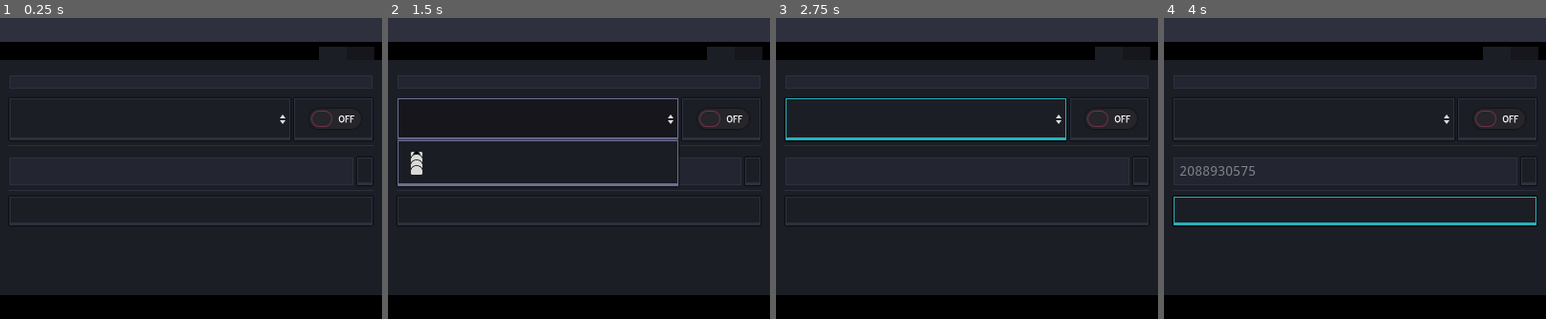
Above: before the commit, frames 1-4 (left to right).
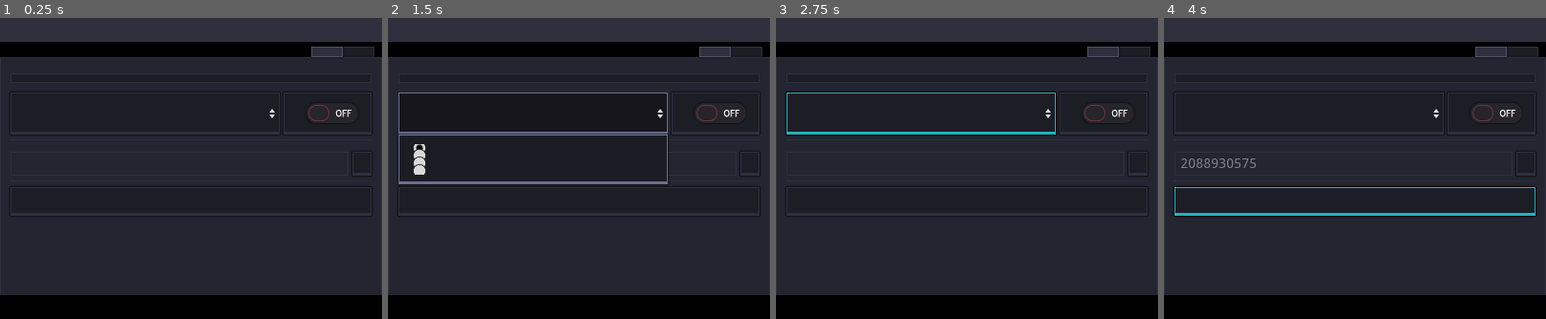
Above: after the commit, the same moments.

Repository: xcession/godot-string-hashing
Game: Godot game, scene res://app.tscn
Same seed, same stepped clock (60 frames per second), same inputs: the game is played once before the commit and once after it.
Inputs (mouse positions are in pixels of both pictures, inside the frame that each line leads up to):
- Up to frame 1 (0.25 s): no input
- Up to frame 2 (1.5 s): click (579, 81) at 0.52 s; type "Alex" at 0.6 s; click "32bit Integer" at 1.25 s
- Up to frame 3 (2.75 s): click "Salt" at 2 s
- Up to frame 4 (4 s): click "Copy" at 2.75 s; click "Generate" at 3.5 s

The runs differ from the first frame. In frame 1, 2.1% of the frame differs, in the area x 0-100%, y 9-70%; in frame 2, 5.8%; in frame 3, 4.2%; in frame 4, 5.3%.

Commit message:
update default theme

Diff:
--- a/app.tscn
+++ b/app.tscn
@@ -47,7 +47,10 @@
 [node name="Generator" type="MarginContainer" parent="TabContainer"]
 anchor_right = 1.0
 anchor_bottom = 1.0
-margin_top = 29.0
+margin_left = 1.0
+margin_top = 27.0
+margin_right = -1.0
+margin_bottom = -1.0
 custom_constants/margin_right = 10
 custom_constants/margin_top = 10
 custom_constants/margin_left = 10
@@ -59,89 +62,89 @@
 [node name="Container" type="VBoxContainer" parent="TabContainer/Generator"]
 margin_left = 10.0
 margin_top = 10.0
-margin_right = 390.0
-margin_bottom = 246.0
+margin_right = 388.0
+margin_bottom = 247.0
 
 [node name="LBLText" type="Label" parent="TabContainer/Generator/Container"]
-margin_right = 380.0
+margin_right = 378.0
 margin_bottom = 13.0
 custom_fonts/font = ExtResource( 7 )
 text = "Text:"
 
 [node name="TXTText" type="LineEdit" parent="TabContainer/Generator/Container"]
 margin_top = 17.0
-margin_right = 380.0
-margin_bottom = 46.0
+margin_right = 378.0
+margin_bottom = 42.0
 placeholder_text = "Enter some text"
 placeholder_alpha = 0.25
 caret_blink = true
 
 [node name="LBLMethod" type="Label" parent="TabContainer/Generator/Container"]
-margin_top = 50.0
-margin_right = 380.0
-margin_bottom = 63.0
+margin_top = 46.0
+margin_right = 378.0
+margin_bottom = 59.0
 custom_fonts/font = ExtResource( 7 )
 text = "Hashing Method:"
 
 [node name="HBoxContainer2" type="HBoxContainer" parent="TabContainer/Generator/Container"]
-margin_top = 67.0
-margin_right = 380.0
-margin_bottom = 111.0
+margin_top = 63.0
+margin_right = 378.0
+margin_bottom = 107.0
 
 [node name="BTNMethod" type="OptionButton" parent="TabContainer/Generator/Container/HBoxContainer2"]
-margin_right = 271.0
+margin_right = 259.0
 margin_bottom = 44.0
 size_flags_horizontal = 3
 
 [node name="BTNSalt" type="CheckButton" parent="TabContainer/Generator/Container/HBoxContainer2"]
-margin_left = 275.0
-margin_right = 380.0
+margin_left = 263.0
+margin_right = 378.0
 margin_bottom = 44.0
 text = "Salt"
 
 [node name="HSeparator" type="HSeparator" parent="TabContainer/Generator/Container"]
-margin_top = 115.0
-margin_right = 380.0
-margin_bottom = 119.0
+margin_top = 111.0
+margin_right = 378.0
+margin_bottom = 115.0
 
 [node name="LBLHash" type="Label" parent="TabContainer/Generator/Container"]
-margin_top = 123.0
-margin_right = 380.0
-margin_bottom = 136.0
+margin_top = 119.0
+margin_right = 378.0
+margin_bottom = 132.0
 custom_fonts/font = ExtResource( 7 )
 text = "Hash:"
 
 [node name="HBoxContainer" type="HBoxContainer" parent="TabContainer/Generator/Container"]
-margin_top = 140.0
-margin_right = 380.0
-margin_bottom = 169.0
+margin_top = 136.0
+margin_right = 378.0
+margin_bottom = 165.0
 
 [node name="TXTHash" type="LineEdit" parent="TabContainer/Generator/Container/HBoxContainer"]
-margin_right = 328.0
+margin_right = 322.0
 margin_bottom = 29.0
 size_flags_horizontal = 3
 custom_fonts/font = ExtResource( 5 )
 editable = false
 
 [node name="BTNCopy" type="Button" parent="TabContainer/Generator/Container/HBoxContainer"]
-margin_left = 332.0
-margin_right = 380.0
+margin_left = 326.0
+margin_right = 378.0
 margin_bottom = 29.0
 text = "Copy"
 
 [node name="HSeparator2" type="HSeparator" parent="TabContainer/Generator/Container"]
-margin_top = 173.0
-margin_right = 380.0
-margin_bottom = 177.0
+margin_top = 169.0
+margin_right = 378.0
+margin_bottom = 173.0
 
 [node name="Controls" type="HBoxContainer" parent="TabContainer/Generator/Container"]
-margin_top = 181.0
-margin_right = 380.0
-margin_bottom = 211.0
+margin_top = 177.0
+margin_right = 378.0
+margin_bottom = 207.0
 alignment = 1
 
 [node name="BTNGenerate" type="Button" parent="TabContainer/Generator/Container/Controls"]
-margin_right = 380.0
+margin_right = 378.0
 margin_bottom = 30.0
 rect_min_size = Vector2( 0, 30 )
 size_flags_horizontal = 3
@@ -151,7 +154,10 @@
 visible = false
 anchor_right = 1.0
 anchor_bottom = 1.0
-margin_top = 29.0
+margin_left = 1.0
+margin_top = 27.0
+margin_right = -1.0
+margin_bottom = -1.0
 custom_constants/margin_right = 10
 custom_constants/margin_top = 10
 custom_constants/margin_left = 10
@@ -163,8 +169,8 @@
 [node name="Container" type="VBoxContainer" parent="TabContainer/Validator"]
 margin_left = 10.0
 margin_top = 10.0
-margin_right = 390.0
-margin_bottom = 246.0
+margin_right = 388.0
+margin_bottom = 247.0
 
 [node name="LBLText" type="Label" parent="TabContainer/Validator/Container"]
 margin_right = 380.0
--- a/default_theme.tres
+++ b/default_theme.tres
@@ -1,10 +1,11 @@
-[gd_resource type="Theme" load_steps=27 format=2]
-
-[ext_resource path="res://fonts/boon-regular-M.tres" type="DynamicFont" id=1]
+[gd_resource type="Theme" load_steps=31 format=2]
+
+[ext_resource path="res://fonts/boon-regular.otf" type="DynamicFontData" id=1]
+[ext_resource path="res://fonts/boon-bold-M.tres" type="DynamicFont" id=4]
 
 [sub_resource type="StyleBoxFlat" id=1]
-content_margin_left = 6.0
-content_margin_right = 6.0
+content_margin_left = 8.0
+content_margin_right = 8.0
 content_margin_top = 6.0
 content_margin_bottom = 6.0
 bg_color = Color( 0.137255, 0.145098, 0.188235, 1 )
@@ -16,8 +17,8 @@
 anti_aliasing = false
 
 [sub_resource type="StyleBoxFlat" id=2]
-content_margin_left = 6.0
-content_margin_right = 6.0
+content_margin_left = 8.0
+content_margin_right = 8.0
 content_margin_top = 6.0
 content_margin_bottom = 6.0
 bg_color = Color( 0.109804, 0.117647, 0.14902, 1 )
@@ -30,8 +31,8 @@
 anti_aliasing = false
 
 [sub_resource type="StyleBoxFlat" id=3]
-content_margin_left = 6.0
-content_margin_right = 6.0
+content_margin_left = 8.0
+content_margin_right = 8.0
 content_margin_top = 6.0
 content_margin_bottom = 6.0
 bg_color = Color( 0.180392, 0.188235, 0.243137, 1 )
@@ -44,8 +45,8 @@
 anti_aliasing = false
 
 [sub_resource type="StyleBoxFlat" id=4]
-content_margin_left = 6.0
-content_margin_right = 6.0
+content_margin_left = 8.0
+content_margin_right = 8.0
 content_margin_top = 6.0
 content_margin_bottom = 6.0
 bg_color = Color( 0.109804, 0.117647, 0.14902, 1 )
@@ -58,8 +59,8 @@
 anti_aliasing = false
 
 [sub_resource type="StyleBoxFlat" id=5]
-content_margin_left = 6.0
-content_margin_right = 6.0
+content_margin_left = 8.0
+content_margin_right = 8.0
 content_margin_top = 6.0
 content_margin_bottom = 6.0
 bg_color = Color( 0.0862745, 0.0862745, 0.109804, 1 )
@@ -76,21 +77,21 @@
 [sub_resource type="StyleBoxFlat" id=7]
 content_margin_left = 6.0
 content_margin_right = 6.0
-content_margin_top = 6.0
-content_margin_bottom = 6.0
+content_margin_top = 4.0
+content_margin_bottom = 4.0
 bg_color = Color( 0.0862745, 0.0862745, 0.109804, 1 )
 border_width_left = 1
 border_width_top = 1
 border_width_right = 1
 border_width_bottom = 1
-border_color = Color( 0.145098, 0.698039, 0.737255, 1 )
+border_color = Color( 0.423529, 0.435294, 0.576471, 1 )
 
 [sub_resource type="StyleBoxFlat" id=8]
 content_margin_left = 6.0
 content_margin_right = 6.0
-content_margin_top = 6.0
-content_margin_bottom = 6.0
-bg_color = Color( 0.137255, 0.145098, 0.188235, 1 )
+content_margin_top = 4.0
+content_margin_bottom = 4.0
+bg_color = Color( 0.109804, 0.117647, 0.14902, 1 )
 border_width_left = 1
 border_width_top = 1
 border_width_right = 1
@@ -100,8 +101,8 @@
 [sub_resource type="StyleBoxFlat" id=9]
 content_margin_left = 6.0
 content_margin_right = 6.0
-content_margin_top = 6.0
-content_margin_bottom = 6.0
+content_margin_top = 4.0
+content_margin_bottom = 4.0
 bg_color = Color( 0.137255, 0.145098, 0.188235, 1 )
 border_width_left = 1
 border_width_top = 1
@@ -124,64 +125,83 @@
 anti_aliasing = false
 
 [sub_resource type="StyleBoxFlat" id=11]
-bg_color = Color( 0.341176, 0.321569, 0.266667, 1 )
-border_width_left = 1
-border_width_top = 1
-border_width_right = 1
-border_width_bottom = 3
-border_color = Color( 0.541176, 0.478431, 0.317647, 1 )
-corner_radius_top_left = 2
-corner_radius_top_right = 2
-corner_radius_bottom_right = 2
-corner_radius_bottom_left = 2
+bg_color = Color( 0.180392, 0.188235, 0.243137, 1 )
+border_width_left = 1
+border_width_top = 1
+border_width_right = 1
+border_width_bottom = 1
+border_color = Color( 0.423529, 0.435294, 0.576471, 1 )
 anti_aliasing = false
 
 [sub_resource type="StyleBoxLine" id=12]
-color = Color( 0.341176, 0.301961, 0.2, 1 )
+color = Color( 0.180392, 0.188235, 0.243137, 1 )
 
 [sub_resource type="StyleBoxLine" id=13]
-color = Color( 0.341176, 0.301961, 0.2, 1 )
+color = Color( 0.180392, 0.188235, 0.243137, 1 )
 
 [sub_resource type="StyleBoxFlat" id=14]
+content_margin_left = 14.0
+content_margin_right = 14.0
+content_margin_top = 10.0
+content_margin_bottom = 10.0
+bg_color = Color( 0.109804, 0.117647, 0.14902, 0.980392 )
+border_width_left = 1
+border_width_top = 1
+border_width_right = 1
+border_width_bottom = 3
+border_color = Color( 0.423529, 0.435294, 0.576471, 1 )
+shadow_size = 2
+anti_aliasing = false
+
+[sub_resource type="StyleBoxLine" id=15]
+color = Color( 0.180392, 0.188235, 0.243137, 1 )
+
+[sub_resource type="StyleBoxFlat" id=23]
+bg_color = Color( 0.137255, 0.145098, 0.188235, 1 )
+border_width_left = 1
+border_width_top = 1
+border_width_right = 1
+border_width_bottom = 1
+border_color = Color( 0.180392, 0.188235, 0.243137, 1 )
+shadow_size = 2
+
+[sub_resource type="StyleBoxFlat" id=24]
 content_margin_left = 12.0
 content_margin_right = 12.0
-content_margin_top = 12.0
-content_margin_bottom = 12.0
-bg_color = Color( 0.109804, 0.117647, 0.14902, 0.980392 )
-border_width_left = 1
-border_width_top = 1
-border_width_right = 1
-border_width_bottom = 3
-border_color = Color( 0.423529, 0.435294, 0.576471, 1 )
-shadow_size = 2
-anti_aliasing = false
-
-[sub_resource type="StyleBoxLine" id=15]
-color = Color( 0.341176, 0.301961, 0.2, 1 )
-
-[sub_resource type="StyleBoxFlat" id=22]
-bg_color = Color( 0.109804, 0.117647, 0.14902, 1 )
-
-[sub_resource type="StyleBoxFlat" id=23]
-content_margin_left = 10.0
-content_margin_right = 10.0
-content_margin_top = 6.0
-content_margin_bottom = 6.0
-bg_color = Color( 0.0862745, 0.0862745, 0.109804, 1 )
-
-[sub_resource type="StyleBoxFlat" id=24]
-content_margin_left = 10.0
-content_margin_right = 10.0
-content_margin_top = 6.0
-content_margin_bottom = 6.0
-bg_color = Color( 0.0862745, 0.0862745, 0.109804, 1 )
+content_margin_top = 6.0
+content_margin_bottom = 3.0
+bg_color = Color( 0.109804, 0.117647, 0.14902, 1 )
+border_width_left = 1
+border_width_top = 1
+border_width_right = 1
+border_width_bottom = 1
+border_color = Color( 0.180392, 0.188235, 0.243137, 1 )
 
 [sub_resource type="StyleBoxFlat" id=25]
-content_margin_left = 10.0
-content_margin_right = 10.0
-content_margin_top = 6.0
-content_margin_bottom = 6.0
-bg_color = Color( 0.109804, 0.117647, 0.14902, 1 )
+content_margin_left = 12.0
+content_margin_right = 12.0
+content_margin_top = 6.0
+content_margin_bottom = 3.0
+bg_color = Color( 0.137255, 0.145098, 0.188235, 1 )
+border_width_left = 1
+border_width_top = 1
+border_width_right = 1
+border_width_bottom = 1
+border_color = Color( 0.180392, 0.188235, 0.243137, 1 )
+
+[sub_resource type="StyleBoxFlat" id=26]
+content_margin_left = 12.0
+content_margin_right = 12.0
+content_margin_top = 6.0
+content_margin_bottom = 3.0
+bg_color = Color( 0.180392, 0.188235, 0.243137, 1 )
+border_width_left = 1
+border_width_top = 1
+border_width_right = 1
+border_width_bottom = 1
+border_color = Color( 0.423529, 0.435294, 0.576471, 1 )
+border_blend = true
+shadow_size = 2
 
 [sub_resource type="StyleBoxFlat" id=16]
 bg_color = Color( 0.06, 0.06, 0.06, 1 )
@@ -223,6 +243,18 @@
 border_color = Color( 0.239216, 0.227451, 0.188235, 1 )
 border_blend = true
 
+[sub_resource type="StyleBoxFlat" id=27]
+border_width_left = 1
+border_width_top = 1
+border_width_right = 1
+border_width_bottom = 1
+
+[sub_resource type="StyleBoxFlat" id=28]
+border_width_left = 1
+border_width_top = 1
+border_width_right = 1
+border_width_bottom = 1
+
 [sub_resource type="StyleBoxLine" id=20]
 color = Color( 0.180392, 0.188235, 0.243137, 1 )
 vertical = true
@@ -240,54 +272,25 @@
 expand_margin_bottom = 4.0
 anti_aliasing = false
 
+[sub_resource type="DynamicFont" id=22]
+font_data = ExtResource( 1 )
+
 [resource]
-default_font = ExtResource( 1 )
+default_font = SubResource( 22 )
 Button/colors/font_color = Color( 0.980392, 0.854902, 0.819608, 1 )
 Button/colors/font_color_disabled = Color( 0.423529, 0.435294, 0.576471, 0.196078 )
 Button/colors/font_color_hover = Color( 0.992157, 0.941176, 0.929412, 1 )
 Button/colors/font_color_pressed = Color( 0.980392, 0.854902, 0.819608, 1 )
-Button/constants/hseparation = 2
-Button/fonts/font = null
+Button/constants/hseparation = 8
 Button/styles/disabled = SubResource( 1 )
 Button/styles/focus = SubResource( 2 )
 Button/styles/hover = SubResource( 3 )
 Button/styles/normal = SubResource( 4 )
 Button/styles/pressed = SubResource( 5 )
-HSeparator/constants/separation = 4
 HSeparator/styles/separator = SubResource( 6 )
-ItemList/colors/font_color = Color( 0.63, 0.63, 0.63, 1 )
-ItemList/colors/font_color_selected = Color( 1, 1, 1, 1 )
-ItemList/colors/guide_color = Color( 0, 0, 0, 0.1 )
-ItemList/constants/hseparation = 4
-ItemList/constants/icon_margin = 4
-ItemList/constants/line_separation = 2
-ItemList/constants/vseparation = 2
-ItemList/fonts/font = null
-ItemList/styles/bg = null
-ItemList/styles/bg_focus = null
-ItemList/styles/cursor = null
-ItemList/styles/cursor_unfocused = null
-ItemList/styles/selected = null
-ItemList/styles/selected_focus = null
 Label/colors/font_color = Color( 0.980392, 0.854902, 0.819608, 1 )
 Label/colors/font_color_shadow = Color( 0, 0, 0, 0 )
 Label/colors/font_outline_modulate = Color( 1, 1, 1, 1 )
-Label/constants/line_spacing = 3
-Label/constants/shadow_as_outline = 0
-Label/constants/shadow_offset_x = 1
-Label/constants/shadow_offset_y = 1
-Label/fonts/font = null
-Label/styles/normal = null
-LineEdit/colors/clear_button_color = Color( 0.88, 0.88, 0.88, 1 )
-LineEdit/colors/clear_button_color_pressed = Color( 1, 1, 1, 1 )
-LineEdit/colors/cursor_color = Color( 0.94, 0.94, 0.94, 1 )
-LineEdit/colors/font_color = Color( 0.88, 0.88, 0.88, 1 )
-LineEdit/colors/font_color_selected = Color( 0, 0, 0, 1 )
-LineEdit/colors/font_color_uneditable = Color( 0.88, 0.88, 0.88, 0.5 )
-LineEdit/colors/selection_color = Color( 0.49, 0.49, 0.49, 1 )
-LineEdit/constants/minimum_spaces = 12
-LineEdit/fonts/font = null
-LineEdit/icons/clear = null
 LineEdit/styles/focus = SubResource( 7 )
 LineEdit/styles/normal = SubResource( 8 )
 LineEdit/styles/read_only = SubResource( 9 )
@@ -297,26 +300,17 @@
 PopupMenu/colors/font_color_disabled = Color( 0.4, 0.4, 0.4, 0.8 )
 PopupMenu/colors/font_color_hover = Color( 0.992157, 0.941176, 0.929412, 1 )
 PopupMenu/colors/font_color_separator = Color( 0.980392, 0.854902, 0.819608, 1 )
-PopupMenu/constants/hseparation = 4
-PopupMenu/constants/vseparation = 4
-PopupMenu/fonts/font = null
-PopupMenu/icons/checked = null
-PopupMenu/icons/radio_checked = null
-PopupMenu/icons/radio_unchecked = null
-PopupMenu/icons/submenu = null
-PopupMenu/icons/unchecked = null
+PopupMenu/constants/hseparation = 8
+PopupMenu/constants/vseparation = 6
 PopupMenu/styles/hover = SubResource( 11 )
 PopupMenu/styles/labeled_separator_left = SubResource( 12 )
 PopupMenu/styles/labeled_separator_right = SubResource( 13 )
 PopupMenu/styles/panel = SubResource( 14 )
-PopupMenu/styles/panel_disabled = null
 PopupMenu/styles/separator = SubResource( 15 )
-TabContainer/colors/font_color_bg = Color( 0.423529, 0.435294, 0.576471, 1 )
-TabContainer/colors/font_color_fg = Color( 0.980392, 0.854902, 0.819608, 1 )
-TabContainer/styles/panel = SubResource( 22 )
-TabContainer/styles/tab_bg = SubResource( 23 )
-TabContainer/styles/tab_disabled = SubResource( 24 )
-TabContainer/styles/tab_fg = SubResource( 25 )
+TabContainer/styles/panel = SubResource( 23 )
+TabContainer/styles/tab_bg = SubResource( 24 )
+TabContainer/styles/tab_disabled = SubResource( 25 )
+TabContainer/styles/tab_fg = SubResource( 26 )
 TextEdit/colors/background_color = Color( 0, 0, 0, 0 )
 TextEdit/colors/bookmark_color = Color( 0.08, 0.49, 0.98, 1 )
 TextEdit/colors/brace_mismatch_color = Color( 1, 0.2, 0.2, 1 )
@@ -343,67 +337,17 @@
 TextEdit/colors/selection_color = Color( 0.49, 0.49, 0.49, 1 )
 TextEdit/colors/symbol_color = Color( 0.94, 0.94, 0.94, 1 )
 TextEdit/colors/word_highlighted_color = Color( 0.8, 0.9, 0.9, 0.15 )
-TextEdit/constants/completion_lines = 7
-TextEdit/constants/completion_max_width = 50
-TextEdit/constants/completion_scroll_width = 3
-TextEdit/constants/line_spacing = 4
-TextEdit/fonts/font = null
-TextEdit/icons/fold = null
-TextEdit/icons/folded = null
-TextEdit/icons/space = null
-TextEdit/icons/tab = null
-TextEdit/styles/completion = null
 TextEdit/styles/focus = SubResource( 16 )
 TextEdit/styles/normal = SubResource( 17 )
 TextEdit/styles/read_only = SubResource( 18 )
-TooltipLabel/colors/font_color = Color( 0.541176, 0.478431, 0.317647, 1 )
+TooltipLabel/colors/font_color = Color( 0.980392, 0.854902, 0.819608, 1 )
 TooltipLabel/colors/font_color_shadow = Color( 0, 0, 0, 0.1 )
-TooltipLabel/constants/shadow_offset_x = 1
-TooltipLabel/constants/shadow_offset_y = 1
-TooltipLabel/fonts/font = null
 TooltipPanel/styles/panel = null
-Tree/colors/custom_button_font_highlight = Color( 0.94, 0.94, 0.94, 1 )
-Tree/colors/drop_position_color = Color( 1, 0.3, 0.2, 1 )
-Tree/colors/font_color = Color( 0.69, 0.69, 0.69, 1 )
-Tree/colors/font_color_selected = Color( 1, 1, 1, 1 )
-Tree/colors/guide_color = Color( 0, 0, 0, 0.1 )
-Tree/colors/relationship_line_color = Color( 0.27, 0.27, 0.27, 1 )
-Tree/colors/title_button_color = Color( 0.88, 0.88, 0.88, 1 )
-Tree/constants/button_margin = 4
-Tree/constants/draw_guides = 1
-Tree/constants/draw_relationship_lines = 0
-Tree/constants/hseparation = 4
-Tree/constants/item_margin = 12
-Tree/constants/scroll_border = 4
-Tree/constants/scroll_speed = 12
-Tree/constants/vseparation = 4
-Tree/fonts/font = null
-Tree/fonts/title_button_font = null
-Tree/icons/arrow = null
-Tree/icons/arrow_collapsed = null
-Tree/icons/checked = null
-Tree/icons/select_arrow = null
-Tree/icons/unchecked = null
-Tree/icons/updown = null
+Tree/fonts/title_button_font = ExtResource( 4 )
 Tree/styles/bg = SubResource( 19 )
-Tree/styles/bg_focus = null
-Tree/styles/button_pressed = null
-Tree/styles/cursor = null
-Tree/styles/cursor_unfocused = null
-Tree/styles/custom_button = null
-Tree/styles/custom_button_hover = null
-Tree/styles/custom_button_pressed = null
-Tree/styles/selected = null
-Tree/styles/selected_focus = null
-Tree/styles/title_button_hover = null
-Tree/styles/title_button_normal = null
-Tree/styles/title_button_pressed = null
-VSeparator/constants/separation = 4
+Tree/styles/title_button_hover = SubResource( 27 )
+Tree/styles/title_button_normal = SubResource( 28 )
 VSeparator/styles/separator = SubResource( 20 )
 WindowDialog/colors/title_color = Color( 0.992157, 0.941176, 0.929412, 1 )
-WindowDialog/constants/close_h_ofs = 18
-WindowDialog/constants/close_v_ofs = 18
-WindowDialog/constants/scaleborder_size = 4
-WindowDialog/constants/title_height = 20
-WindowDialog/fonts/title_font = null
+WindowDialog/fonts/title_font = ExtResource( 4 )
 WindowDialog/styles/panel = SubResource( 21 )
